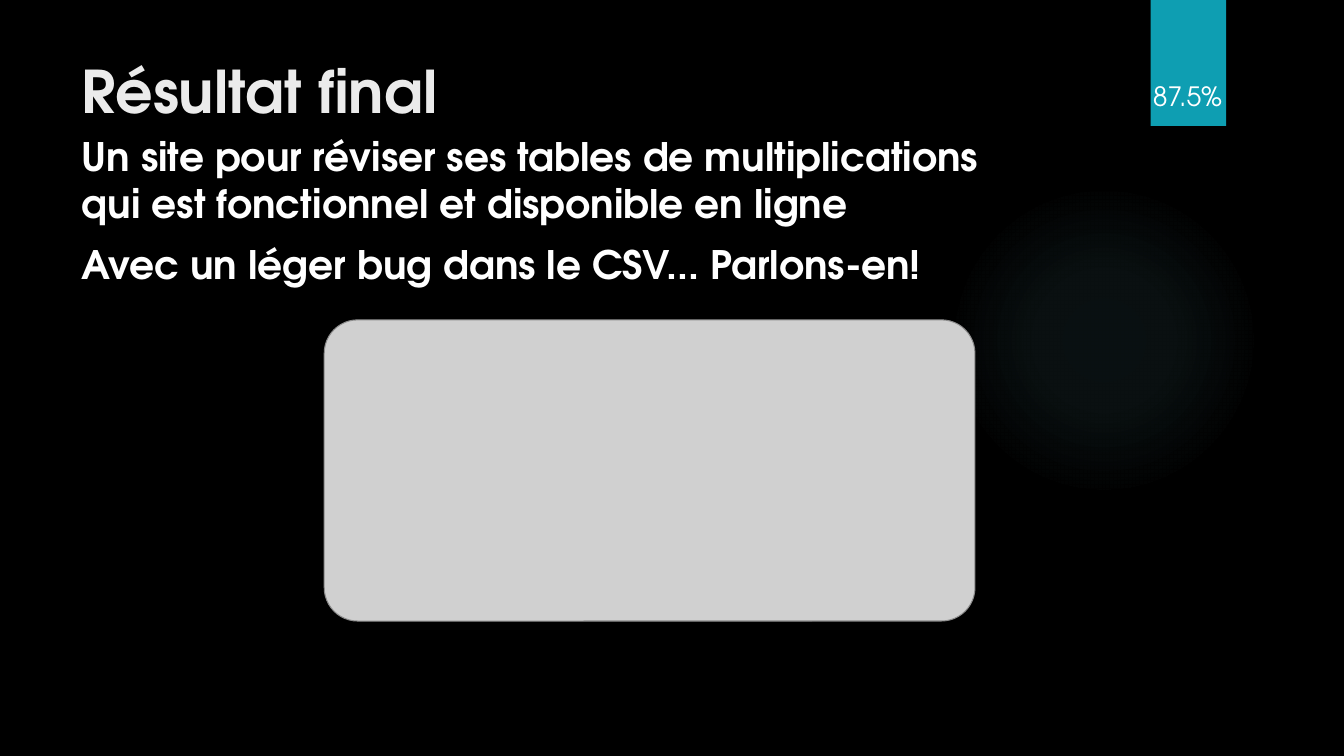
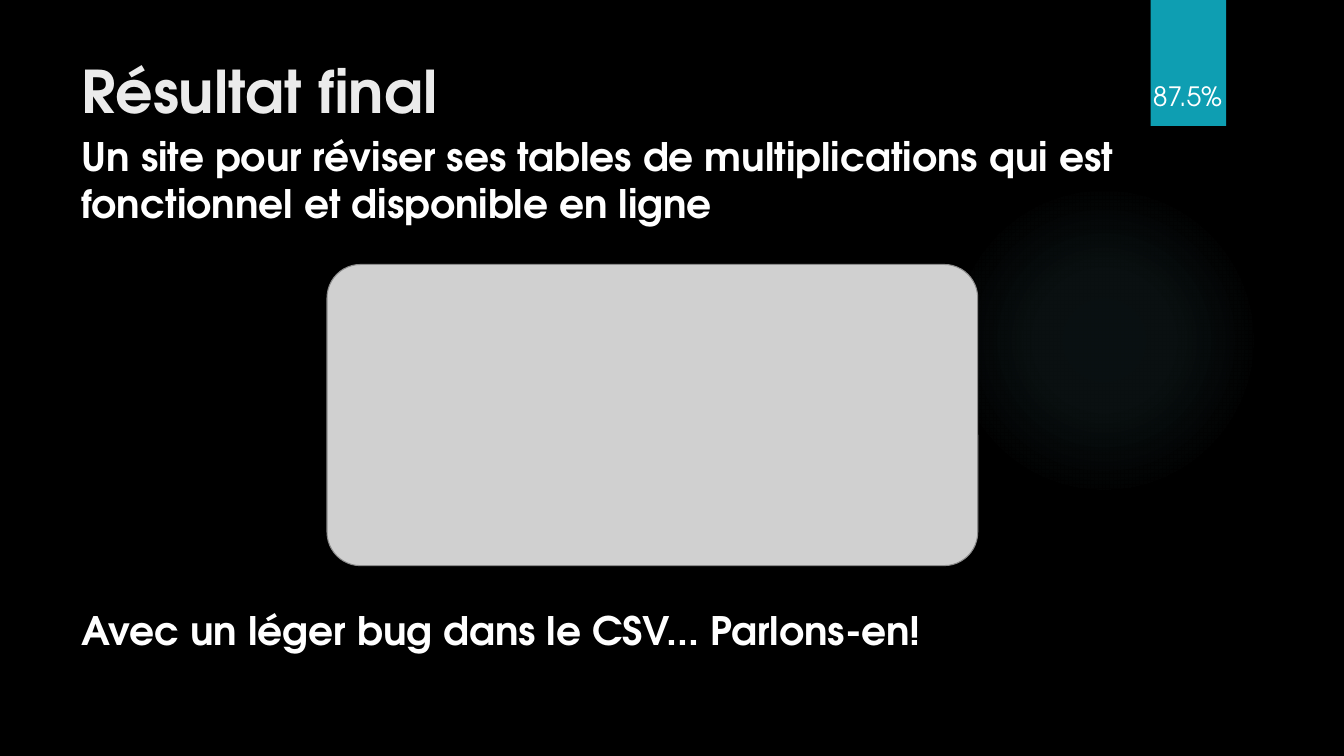
Before and after one commit to Daxank/TPI, a slide deck: slide 7 of TPI_Multiplix_presentation.pptx. Drawn at 1344x756 pixels with LibreOffice and Linux fonts; fonts in the diff are those of the drawing; grey boxes stand for pictures; background and template pictures are left out. Boxes give left, top, right and bottom in pixels: in the first picture for what was removed or moved away, otherwise in the second. Text is boxed around its words. In the diff, an @@ line names an element or a change of style, - is before the commit and + after.

```diff
--- a/TPI_Multiplix_presentation.pptx
+++ b/TPI_Multiplix_presentation.pptx
@@ text "Un site pour réviser ses ..." rewrapped from [81, 139, 978, 288] to [81, 139, 1113, 654] @@
@@ picture: place and size @@
-picture at [325, 320, 976, 621]
+picture at [327, 264, 978, 566]
```
Also in this commit, not shown: 5 other slides changed.
